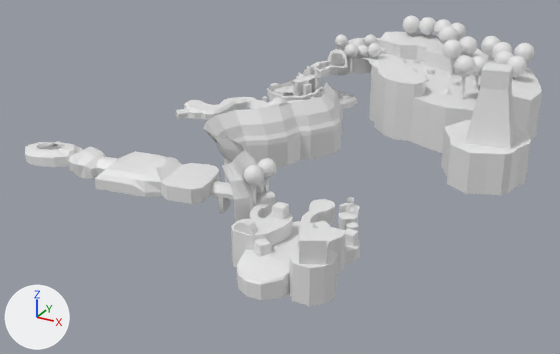
Renders of the Blender file Assets/Models/Terrain/DEMO.blend from each side of a commit.
Camera for both pictures: a 50 mm lens placed at (174.0, -344.0, 198.0), pointed at (-73.0, 104.0, -27.0). Every picture has the same lights, and +X, +Y and +Z are marked at lower left. The picture after the commit comes second.

Script lines for the objects in view, before the commit:
```python
me_cube_002 = bpy.data.meshes.new('Cube.002')
me_cube_002.from_pydata(...)  # 9477 vertices, 9318 faces, 2 loose edges; spans x -46.0..292.0, y -314.0..80.0, z -56.0..34.0
me_cube_006 = bpy.data.meshes.new('Cube.006')
me_cube_006.from_pydata(...)  # 20 vertices, 18 faces; spans x -1.99..2.03, y -0.96..0.74, z -1.5..0.91
me_cube_021 = bpy.data.meshes.new('Cube.021')
me_cube_021.from_pydata(...)  # a box spanning x -1.5..1.5, y -1.5..1.5, z 0.0..3.0
me_cylinder_002 = bpy.data.meshes.new('Cylinder.002')
me_cylinder_002.from_pydata(...)  # a 10-sided cylinder along z spanning x -1.0..1.0, y -1.0..1.0, z -1.0..18.0; a UV sphere (20 segments, 16 rings, poles along z) spanning x -6.1..5.6, y -5.8..5.9, z 12.5..24.2
ob_cube_003 = bpy.data.objects.new('Cube.003', me_cube_006)
ob_cube_003.location = (7.5, 46.4, -1.9)
ob_cube_006 = bpy.data.objects.new('Cube.006', me_cube_002)
ob_cube_006.location = (-54.4, 289.7, 15.8)
ob_cube_006.rotation_euler = (0.113, -0.0966, -0.803)  # degrees (6.5, -5.5, -46)
ob_cube_021 = bpy.data.objects.new('Cube.021', me_cube_021)
ob_cube_021.location = (-129.0, 180.4, 0.2)
ob_cylinder_002 = bpy.data.objects.new('Cylinder.002', me_cylinder_002)
ob_cylinder_002.location = (-36.2, 6.3, 0.9)
ob_cylinder_002.rotation_euler = (0.0, 0.0, -0.587)  # degrees (0, 0, -34)
ob_cylinder_002.scale = (1.02, 1.02, 1.02)
```
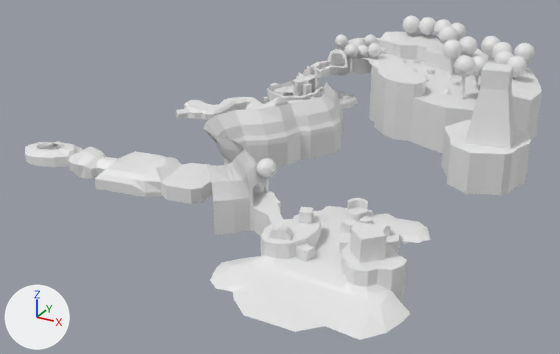
Location of each change, (x1, y1, x2, y2) in pixels of the pictures (560 x 354 px; the box of a moved part takes in the faces that stretch with it):
'Cube.006', reshaped (12% taller)
    before: (25, 15, 542, 306)
    after: (25, 15, 542, 340)
'Cylinder.002', deleted
    before: (244, 165, 264, 206)
'Cube.003', moved, turned
    before: (347, 197, 354, 202)
    after: (354, 202, 361, 207)
'Cube.021', moved, turned
    before: (262, 96, 267, 101)
    after: (264, 97, 269, 102)
part 1 of me_cube_002, moved or reshaped
    before: (299, 228, 327, 264)
    after: (350, 224, 386, 263)
part 2 of me_cube_002, moved or reshaped
    before: (234, 219, 257, 235)
    after: (269, 224, 292, 240)
part 3 of me_cube_002, moved or reshaped
    before: (272, 202, 289, 219)
    after: (299, 207, 313, 224)
part 4 of me_cube_002, moved or reshaped
    before: (344, 228, 359, 246)
    after: (374, 221, 390, 237)
part 5 of me_cube_002, moved or reshaped
    before: (313, 220, 330, 228)
    after: (340, 218, 358, 233)
part 6 of me_cube_002, moved or reshaped
    before: (254, 238, 271, 257)
    after: (296, 243, 315, 262)
part 7 of me_cube_002, moved or reshaped
    before: (346, 222, 359, 231)
    after: (360, 216, 373, 224)
part 8 of me_cube_002, moved or reshaped
    before: (231, 193, 360, 306)
    after: (206, 165, 430, 340)
part 9 of me_cube_002, moved or reshaped
    both: (188, 97, 295, 124)

What changed in the scene script:
```text
Change me_cube_002:
    used by ob_cube_006; location = (-54.4, 289.7, 15.8); rotation_euler = (0.113, -0.0966, -0.803), in degrees (6.5, -5.5, -46)
    remove me_cube_002.from_pydata(...)  # 9477 vertices, 9318 faces, 2 loose edges; spans x -46.0..292.0, y -314.0..80.0, z -56.0..34.0
    add me_cube_002.from_pydata(...)  # 9588 vertices, 9427 faces, 2 loose edges; spans x -46.0..329.0, y -314.0..80.0, z -56.0..34.0
    me_cube_002 part 1: the loose piece of 8 vertices spanning x 273.0..291.0, y -182.0..-163.0, z -25.0..-8.0 is multiplied about its middle by the matrix ((0.956, -0.29, 0.037), (0.291, 0.957, -0.023), (-0.029, 0.033, 0.999)), then moved by (5.0, 28.0, -4.0)
    me_cube_002 part 2: the loose piece of 14 vertices spanning x 238.0..250.0, y -205.0..-193.0, z -19.0..-10.0 is multiplied about its middle by the matrix ((0.954, -0.299, 0.038), (0.3, 0.954, -0.024), (-0.029, 0.034, 0.999)), then moved by (12.0, 16.0, -3.0)
    me_cube_002 part 3: the loose piece of 8 vertices spanning x 227.0..237.0, y -181.0..-170.0, z -19.0..-11.0 is multiplied about its middle by the matrix ((0.956, -0.29, 0.037), (0.291, 0.957, -0.023), (-0.029, 0.033, 0.999)), then moved by (9.0, 12.0, -2.0)
    me_cube_002 part 4: the loose piece of 8 vertices spanning x 240.0..251.0, y -146.0..-135.0, z -39.0..-31.0 is multiplied about its middle by the matrix ((0.706, -0.7, 0.108), (0.706, 0.707, -0.036), (-0.051, 0.101, 0.994)), then moved by (-5.0, 21.0, -2.0)
    me_cube_002 part 5: the loose piece of 16 vertices spanning x 239.0..248.0, y -160.0..-152.0, z -31.0..-23.0 is multiplied about its middle by the matrix ((0.956, -0.29, 0.037), (0.291, 0.957, -0.023), (-0.029, 0.033, 0.999)), then moved by (1.0, 16.0, -2.0)
    me_cube_002 part 6: the loose piece of 12 vertices spanning x 250.0..258.0, y -197.0..-188.0, z -28.0..-20.0 is multiplied about its middle by the matrix ((0.956, -0.29, 0.037), (0.291, 0.957, -0.023), (-0.029, 0.033, 0.999)), then moved by (11.0, 21.0, -3.0)
    me_cube_002 part 7: the loose piece of 20 vertices spanning x 222.0..230.0, y -138.0..-129.0, z -50.0..-35.0 is multiplied about its middle by the matrix ((0.956, -0.29, 0.037), (0.291, 0.957, -0.023), (-0.029, 0.033, 0.999)), then moved by (-5.0, 11.0, -1.0)
    me_cube_002 part 8: 88 vertices moved from x 210.0..251.0, y -208.0..-131.0, z -39.0..-15.0 to x 206.0..264.0, y -195.0..-123.0, z -42.0..-16.0; 280 vertices removed from x 191.0..292.0, y -211.0..-124.0, z -56.0..-18.0; 399 vertices added at x 189.0..329.0, y -224.0..-88.0, z -56.0..13.0
    me_cube_002 part 9: 36 vertices moved from x 99.0..118.0, y -160.0..-134.0, z -11.0..18.0 to x 101.0..120.0, y -164.0..-135.0, z -10.0..18.0
    other edits to the shape of me_cube_002 do not show in these pictures
Change ob_cube_003:
    ob_cube_003.location: (7.5, 46.4, -1.9) -> (8.3, 55.1, -8.6)
    ob_cube_003.rotation_euler: (0.0, 0.0, 0.0) -> (0.0, 0.0, 0.255)  # degrees (0, 0, 0) -> degrees (0, 0, 15)
Remove ob_cylinder_002:
    ob_cylinder_002 = bpy.data.objects.new('Cylinder.002', me_cylinder_002)
    ob_cylinder_002.location = (-36.2, 6.3, 0.9)
    ob_cylinder_002.rotation_euler = (0.0, 0.0, -0.587)  # degrees (0, 0, -34)
    ob_cylinder_002.scale = (1.02, 1.02, 1.02)
Change ob_cube_021:
    ob_cube_021.location: (-129.0, 180.4, 0.2) -> (-127.1, 179.2, 0.6)
    ob_cube_021.rotation_euler: (0.0, 0.0, 0.0) -> (0.0, 0.0, -0.356)  # degrees (0, 0, 0) -> degrees (0, 0, -20)
```
